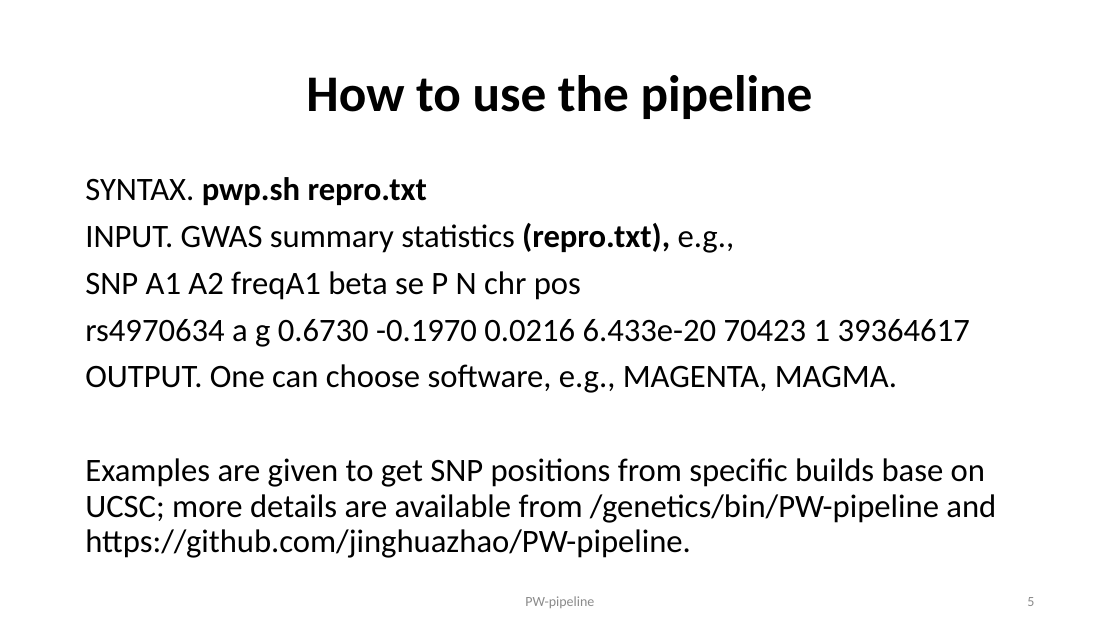
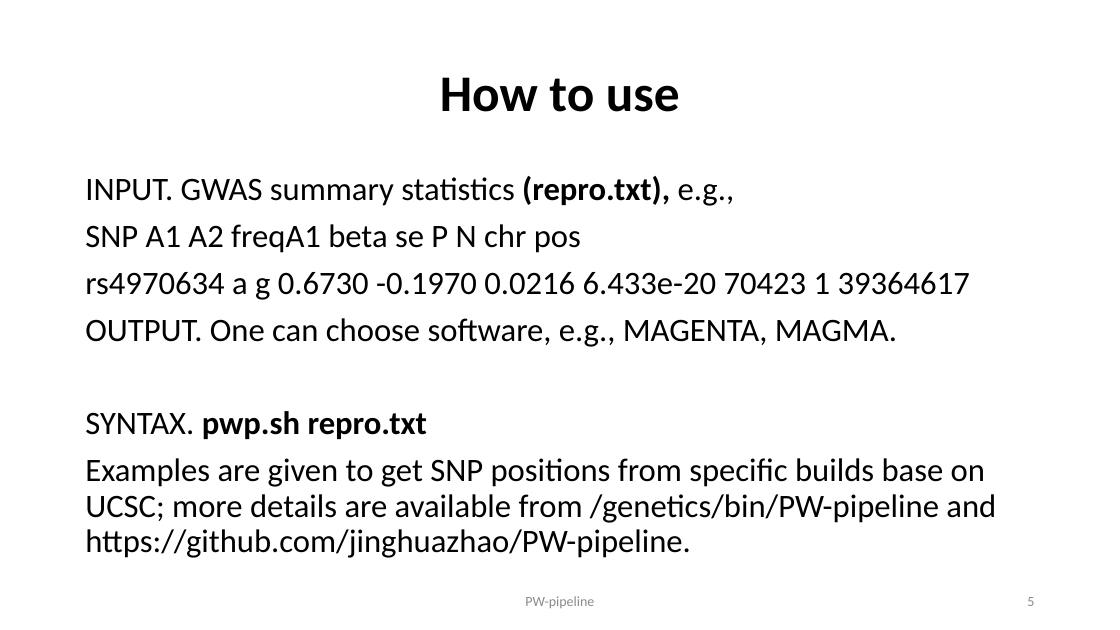
Before and after one commit to jinghuazhao/PW-pipeline, a slide deck: slide 5 of README.pptx. Drawn at 1120x630 pixels with LibreOffice and Linux fonts; fonts in the diff are those of the drawing. Boxes give left, top, right and bottom in pixels: in the first picture for what was removed or moved away, otherwise in the second. Text is boxed around its words. In the diff, an @@ line names an element or a change of style, - is before the commit and + after.

```diff
--- a/README.pptx
+++ b/README.pptx
@@ title at [440, 77, 680, 112]: text changed @@
-How to use the pipeline
+How to use
@@ text at [85, 177, 427, 205]: paragraph removed @@
-SYNTAX. pwp.sh repro.txt
@@ text at [85, 411, 427, 439]: paragraph added @@
+SYNTAX. pwp.sh repro.txt
```
Also in this commit, not shown: 6 other slides changed, 1 slide added.
